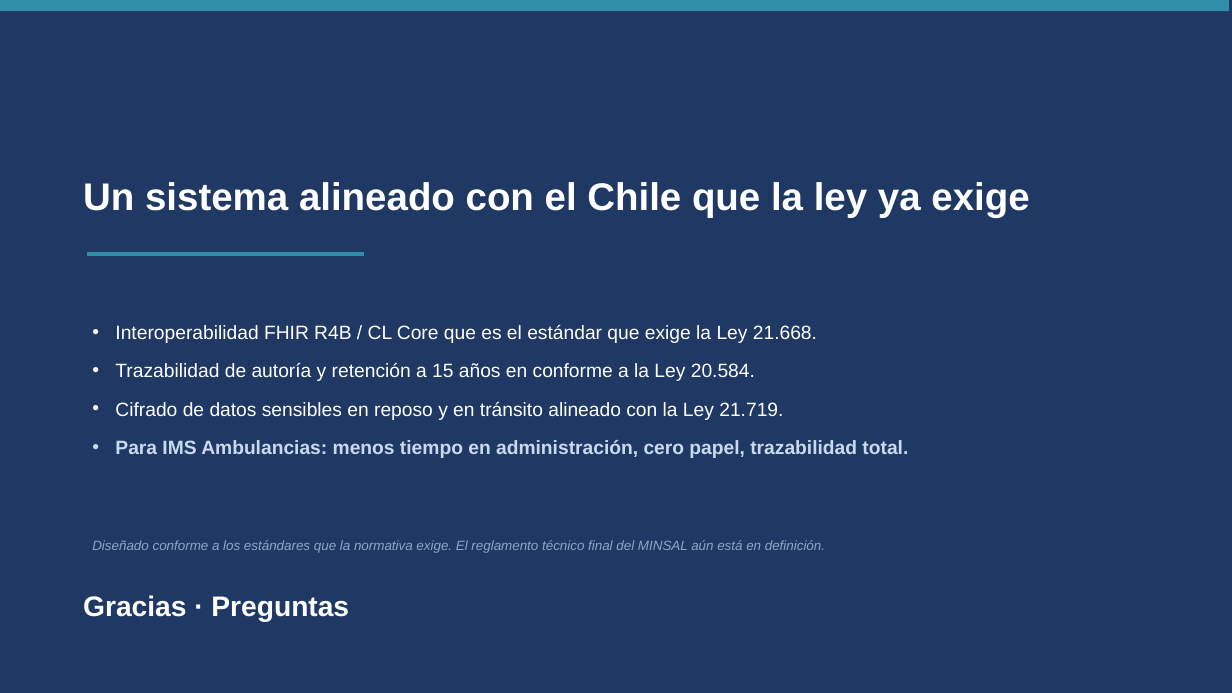
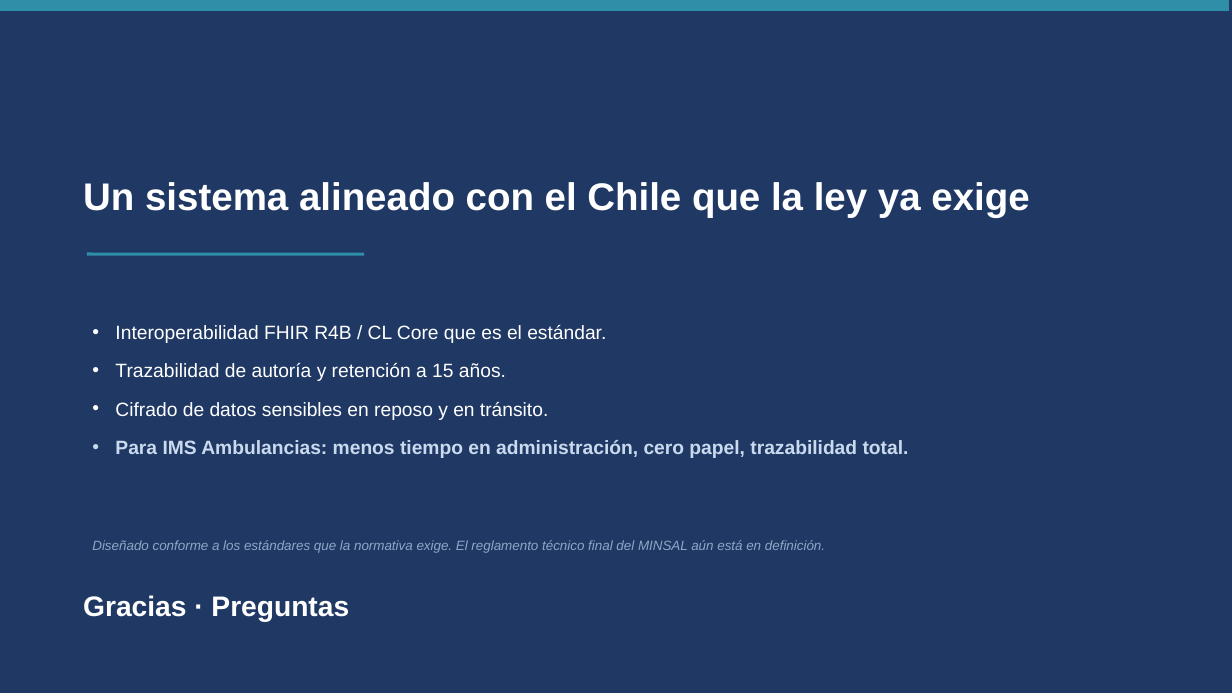
Before and after one commit to pascal-coloma/Grupo03_TPY1101_001D, a slide deck: slide 10 of documentacion/IMSGA-Presentacion.pptx (slide 11 before the commit). Drawn at 1232x693 pixels with LibreOffice and Linux fonts; fonts in the diff are those of the drawing. Boxes give left, top, right and bottom in pixels: in the first picture for what was removed or moved away, otherwise in the second. Text is boxed around its words. In the diff, an @@ line names an element or a change of style, - is before the commit and + after.

```diff
--- a/documentacion/IMSGA-Presentacion.pptx
+++ b/documentacion/IMSGA-Presentacion.pptx
@@ text at <box>115,325,606,420</box>: text changed @@
-• Interoperabilidad FHIR R4B / CL Core que es el estándar que exige la Ley 21.668.
-• Trazabilidad de autoría y retención a 15 años en conforme a la Ley 20.584.
-• Cifrado de datos sensibles en reposo y en tránsito alineado con la Ley 21.719.
+• Interoperabilidad FHIR R4B / CL Core que es el estándar.
+• Trazabilidad de autoría y retención a 15 años.
+• Cifrado de datos sensibles en reposo y en tránsito.
```
Also in this commit, not shown: 2 other slides changed, 1 slide removed.
